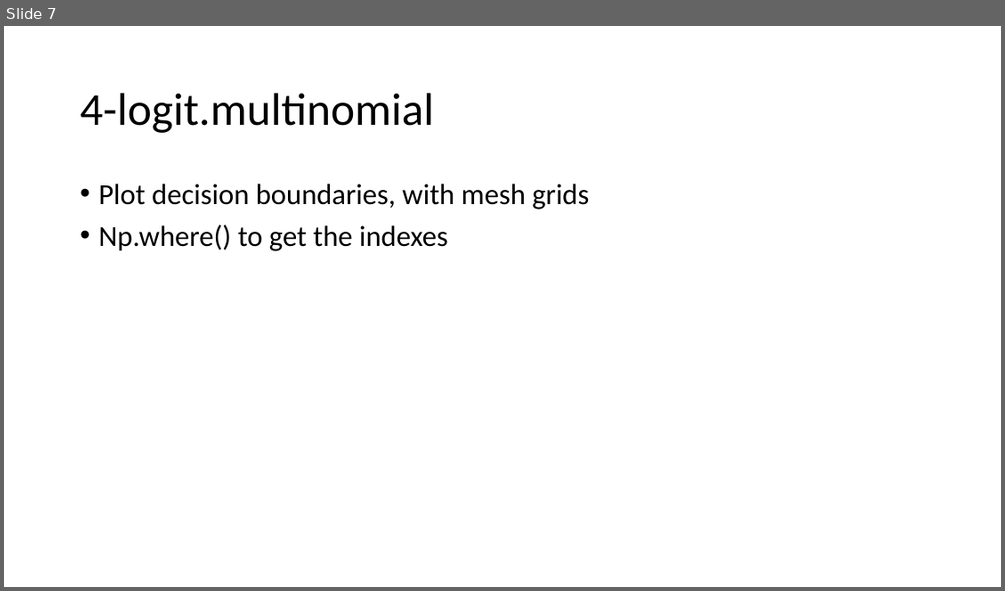
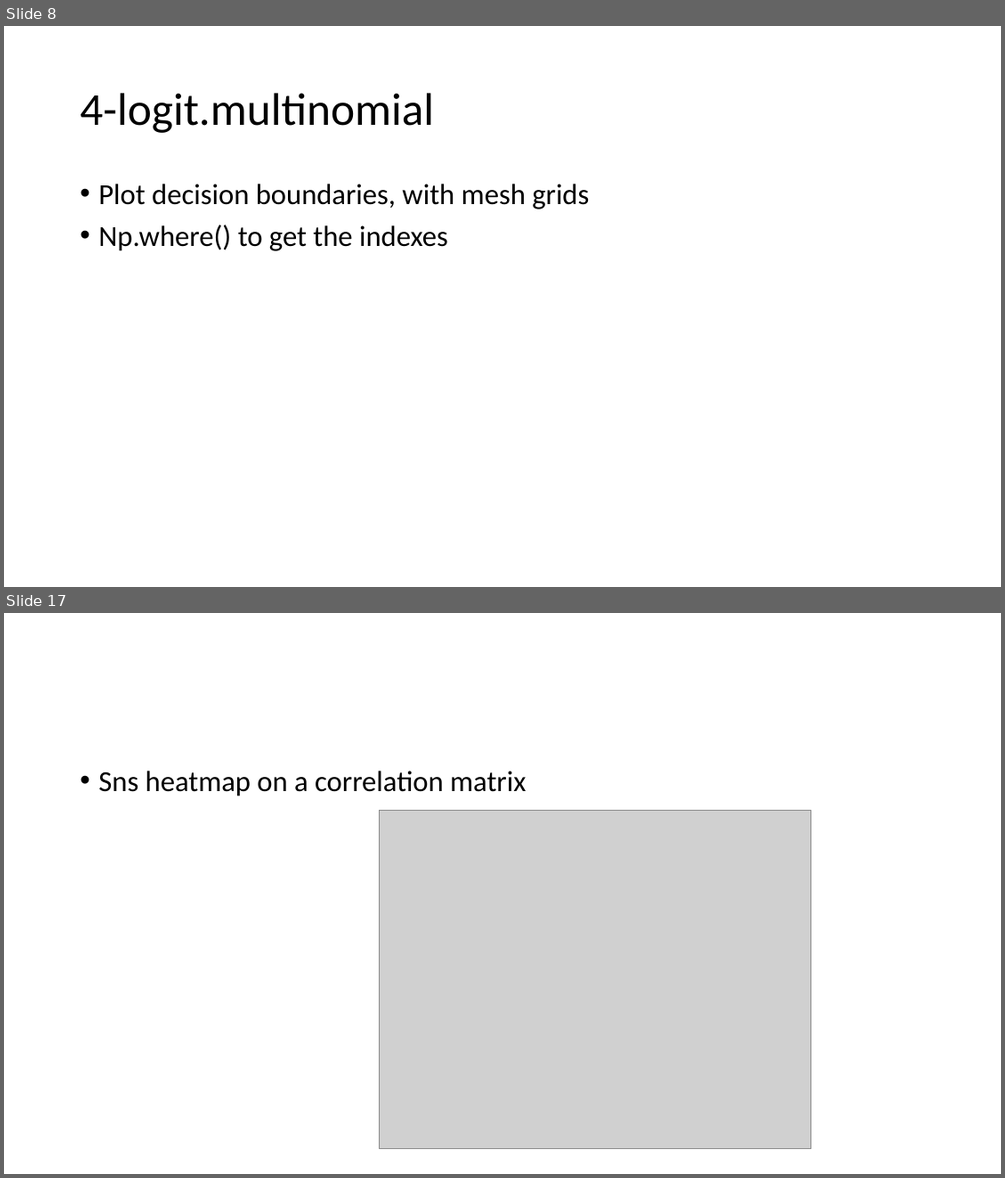
Before and after one commit to FranzGH/IoT_ML, a slide deck: Sklearn-UG.pptx. Shown one above the other, each under a label of ours: slide 7 before the commit, slides 8 and 17 after it; the slides between them are not shown. The pictures are 1005x591 and 1005x1178 pixels, drawn with LibreOffice and Linux fonts; fonts in the diff are those of the drawing; grey boxes stand for pictures. Boxes give left, top, right and bottom in pixels: in the first picture for what was removed or moved away, otherwise in the second. Text is boxed around its words. In the diff, an @@ line names an element or a change of style, - is before the commit and + after.

```diff
--- a/Sklearn-UG.pptx
+++ b/Sklearn-UG.pptx
@@ slide 17 added at (x1=4, y1=613, x2=1001, y2=1174), background #FFFFFF @@
@@ text added at (x1=98, y1=771, x2=526, y2=796), 28 pt, text #000000 @@
+• Sns heatmap on a correlation matrix
@@ picture added at (x1=380, y1=811, x2=811, y2=1148) @@
@@ what was slide 7 is now slide 8 @@
```
Also in this commit, not shown: 28 other slides added, 16 other files.
